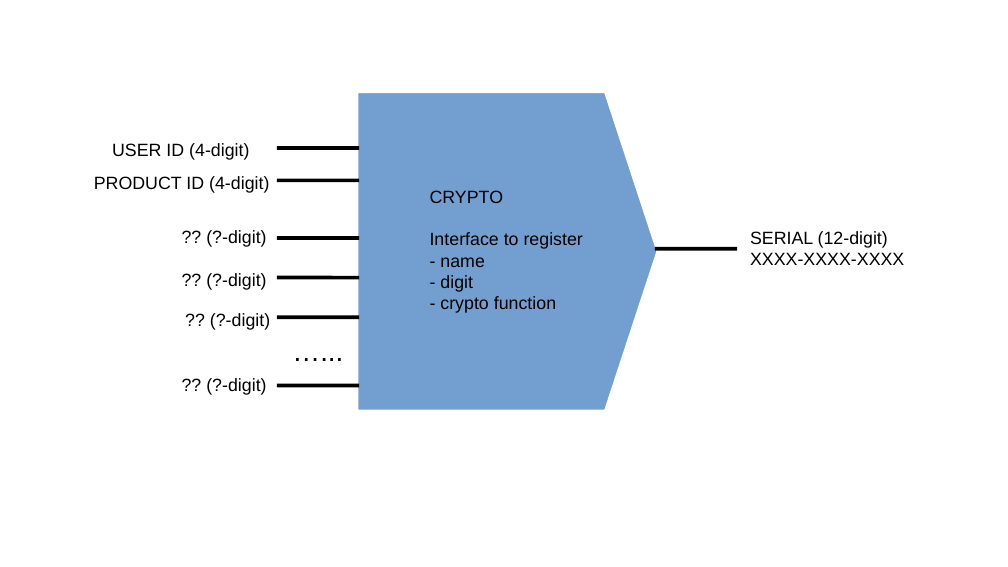
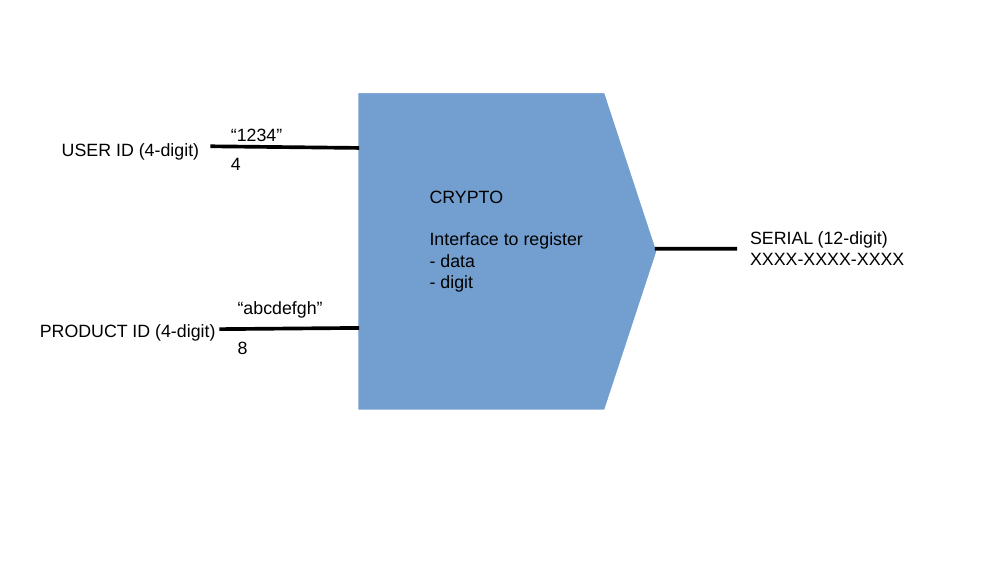
Before and after one commit to gurugio/book_cprogramming, a slide deck: slide 5 of pictures.odp. Drawn at 1008x567 pixels with LibreOffice and Linux fonts; fonts in the diff are those of the drawing. Boxes give left, top, right and bottom in pixels: in the first picture for what was removed or moved away, otherwise in the second. Text is boxed around its words. In the diff, an @@ line names an element or a change of style, - is before the commit and + after.

```diff
--- a/pictures.odp
+++ b/pictures.odp
@@ text "USER ID (4-digit)": place and size @@
-text "USER ID (4-digit)" at <box>112,143,249,160</box>
+text "USER ID (4-digit)" at <box>62,143,199,160</box>
@@ line moved from (277, 148) - (359, 148) to (210, 146) - (359, 148) @@
@@ text added at <box>231,128,282,146</box>, 14 pt, text #000000 @@
+“1234”
@@ text at <box>231,157,241,170</box>: text changed @@
-?? (?-digit)
+4
@@ line removed from (277, 238) to (359, 238) @@
@@ text at <box>440,254,475,267</box>: text changed @@
-- name
+- data
@@ text removed at <box>206,273,266,290</box> @@
-?? (?-digit)
@@ line removed from (277, 278) to (359, 278) @@
@@ text at <box>440,296,556,313</box>: paragraph removed @@
-- crypto function
@@ text "PRODUCT ID (4-digit)": place and size @@
-text "PRODUCT ID (4-digit)" at <box>94,176,269,193</box>
+text "PRODUCT ID (4-digit)" at <box>40,324,215,341</box>
@@ text removed at <box>210,313,270,330</box> @@
-?? (?-digit)
@@ line moved from (277, 180) - (359, 180) to (220, 329) - (359, 328) @@
@@ text added at <box>238,301,323,318</box>, 14 pt, text #000000 @@
+“abcdefgh”
@@ line removed from (277, 317) to (359, 317) @@
@@ text removed at <box>284,329,509,379</box> @@
-…...
@@ text at <box>238,341,248,354</box>: text changed @@
-?? (?-digit)
+8
@@ line removed from (277, 386) to (359, 386) @@
```
Also in this commit, not shown: 1 other file.
